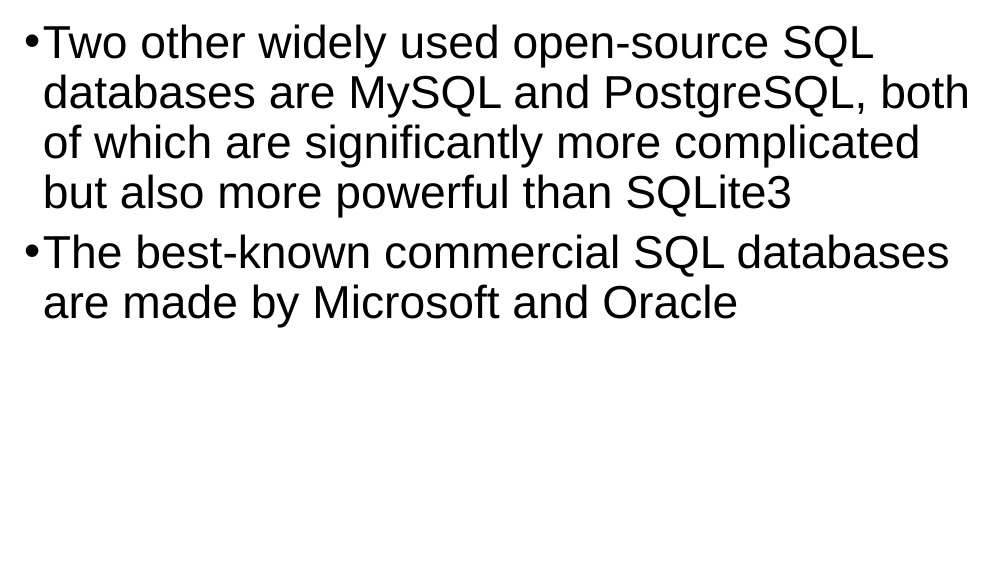
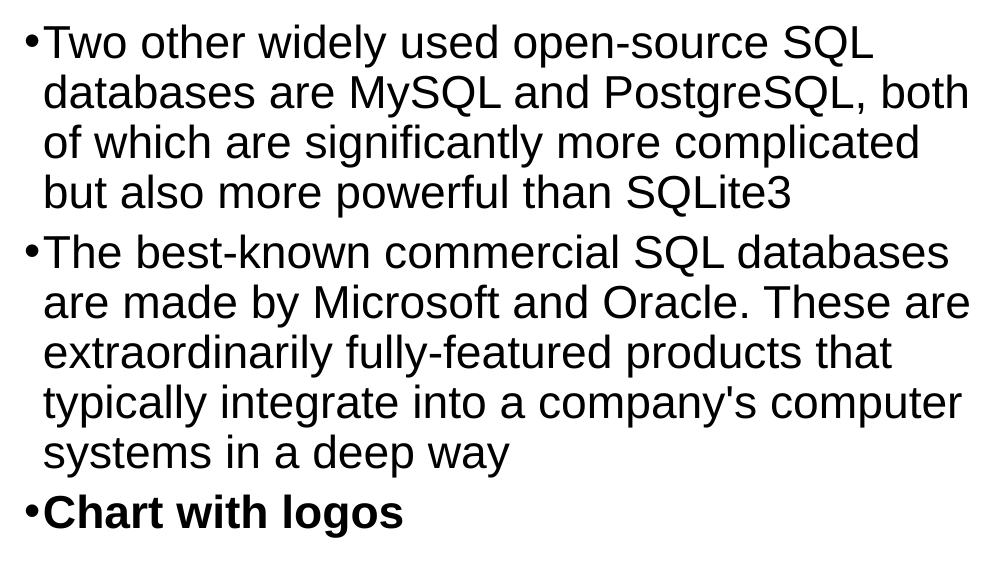
Before and after one commit to grimmelm/ctech404, a slide deck: slide 54 of ctech403/module_6/CTECH403 Module 6 - SQL.pptx (slide 8 before the commit). Drawn at 1008x567 pixels with LibreOffice and Linux fonts; fonts in the diff are those of the drawing. Boxes give left, top, right and bottom in pixels: in the first picture for what was removed or moved away, otherwise in the second. Text is boxed around its words. In the diff, an @@ line names an element or a change of style, - is before the commit and + after.

```diff
--- a/ctech403/module_6/CTECH403 Module 6 - SQL.pptx
+++ b/ctech403/module_6/CTECH403 Module 6 - SQL.pptx
@@ text at [43,234,971,538]: text changed @@
-• The best-known commercial SQL databases are made by Microsoft and Oracle
+• The best-known commercial SQL databases are made by Microsoft and Oracle. These are extraordinarily fully-featured products that typically integrate into a company's computer systems in a deep way
+• Chart with logos
```
Also in this commit, not shown: 9 other slides changed, 31 slides added, 2 slides removed, 7 other files.
